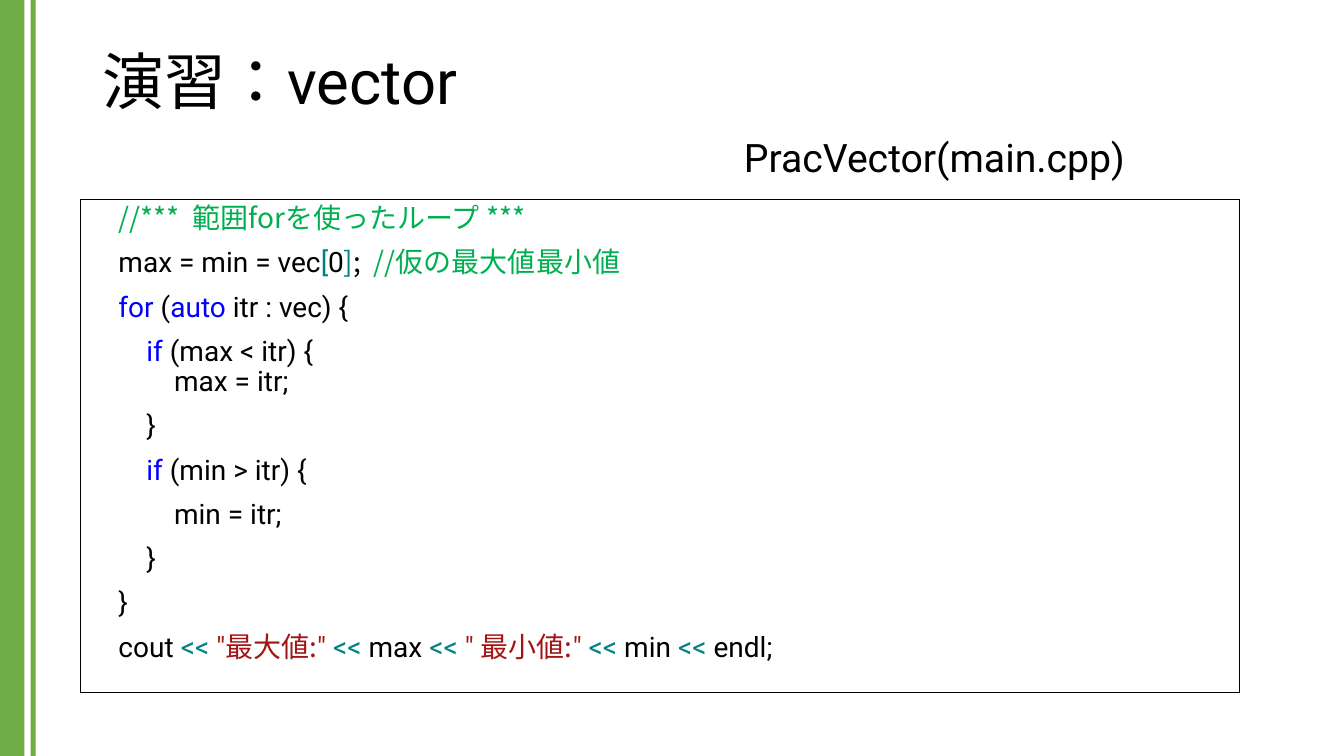
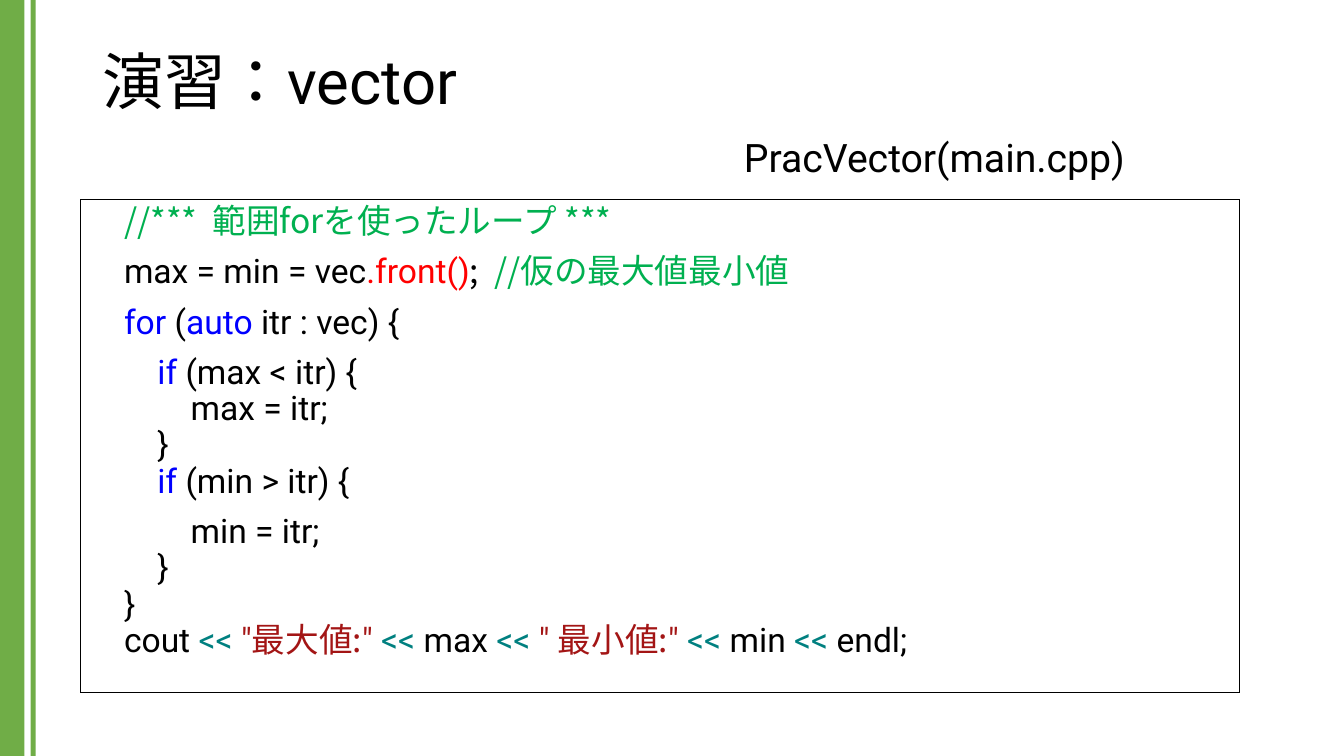
Before and after one commit to kic-murata/cpp2024, a slide deck: slide 6 of 授業資料/演習課題：vector.pptx. Drawn at 1344x756 pixels with LibreOffice and Linux fonts; fonts in the diff are those of the drawing. Boxes give left, top, right and bottom in pixels: in the first picture for what was removed or moved away, otherwise in the second. Text is boxed around its words. In the diff, an @@ line names an element or a change of style, - is before the commit and + after.

```diff
--- a/授業資料/演習課題：vector.pptx
+++ b/授業資料/演習課題：vector.pptx
@@ text at (124, 199, 556, 342): size 20 to 24 pt in "//*** 範囲forを使ったループ ***", "for (auto itr : vec) {" @@
@@ text at (124, 254, 789, 291): text changed; size 20 to 24 pt @@
-max = min = vec[0]; //仮の最大値最小値
+max = min = vec.front(); //仮の最大値最小値
@@ text at (124, 357, 908, 657): text changed; size 20 to 24 pt @@
-if (max < itr) {
-max = itr;
-}
-if (min > itr) {
-min = itr;
-}
-}
-cout << "最大値:" << max << " 最小値:" << min << endl;
+if (max < itr) {
+max = itr;
+}
+if (min > itr) {
+min = itr;
+}
+}
+cout << "最大値:" << max << " 最小値:" << min << endl;
```
Also in this commit, not shown: 5 other slides changed, 1 slide added, 1 other file.
